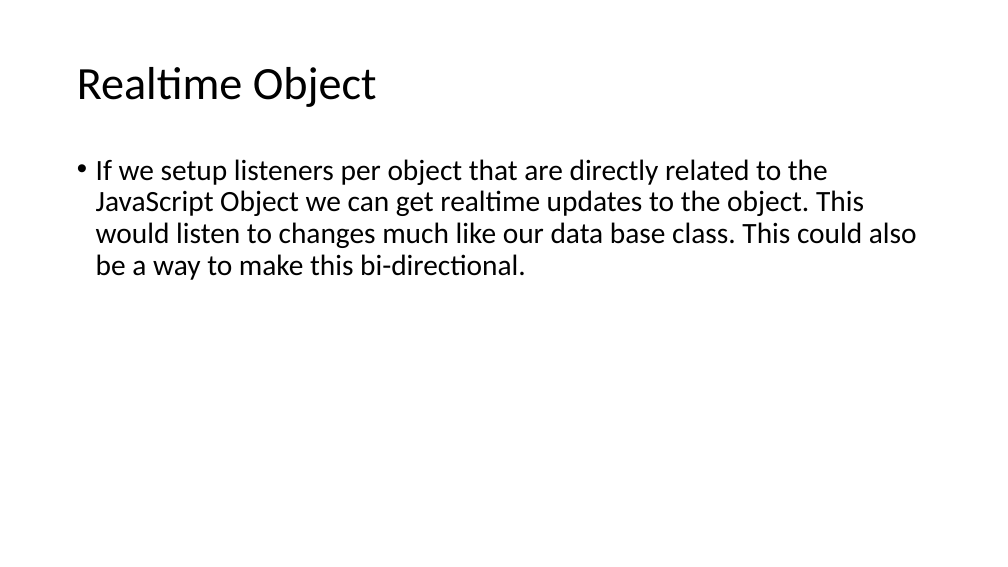
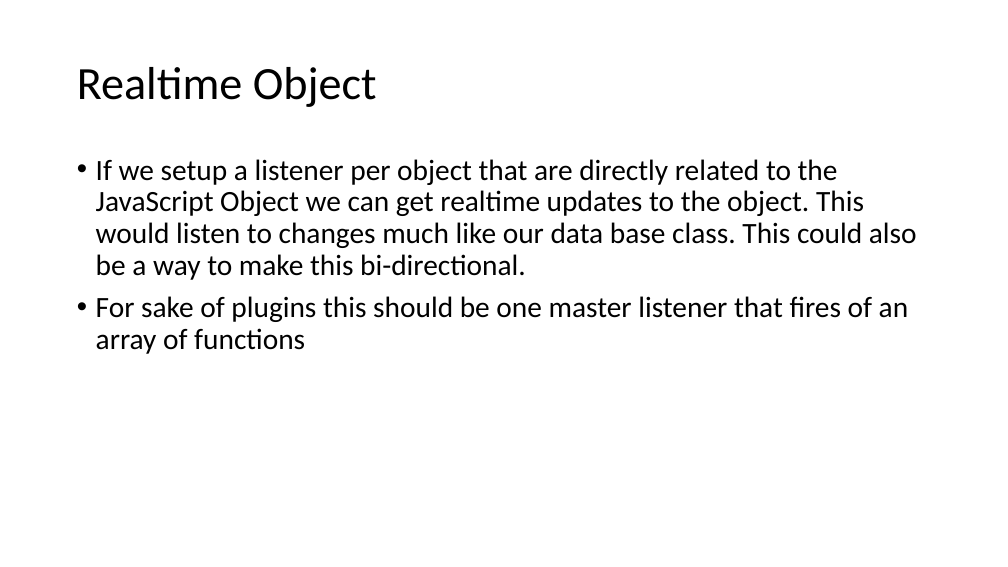
Before and after one commit to ctrachte/SpaghEditor, a slide deck: slide 2 of Process.pptx. Drawn at 1008x567 pixels with LibreOffice and Linux fonts; fonts in the diff are those of the drawing. Boxes give left, top, right and bottom in pixels: in the first picture for what was removed or moved away, otherwise in the second. Text is boxed around its words. In the diff, an @@ line names an element or a change of style, - is before the commit and + after.

```diff
--- a/Process.pptx
+++ b/Process.pptx
@@ text at box(96, 159, 917, 354): text changed @@
-• If we setup listeners per object that are directly related to the JavaScript Object we can get realtime updates to the object. This would listen to changes much like our data base class. This could also be a way to make this bi-directional.
+• If we setup a listener per object that are directly related to the JavaScript Object we can get realtime updates to the object. This would listen to changes much like our data base class. This could also be a way to make this bi-directional.
+• For sake of plugins this should be one master listener that fires of an array of functions
```
Also in this commit, not shown: 1 other slide changed, 1 slide added, 2 other files.
